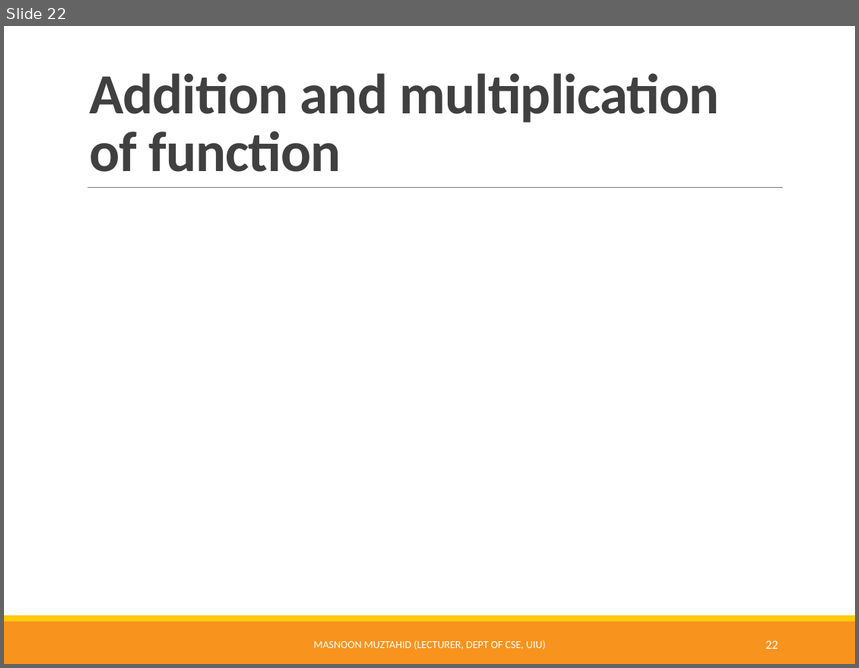
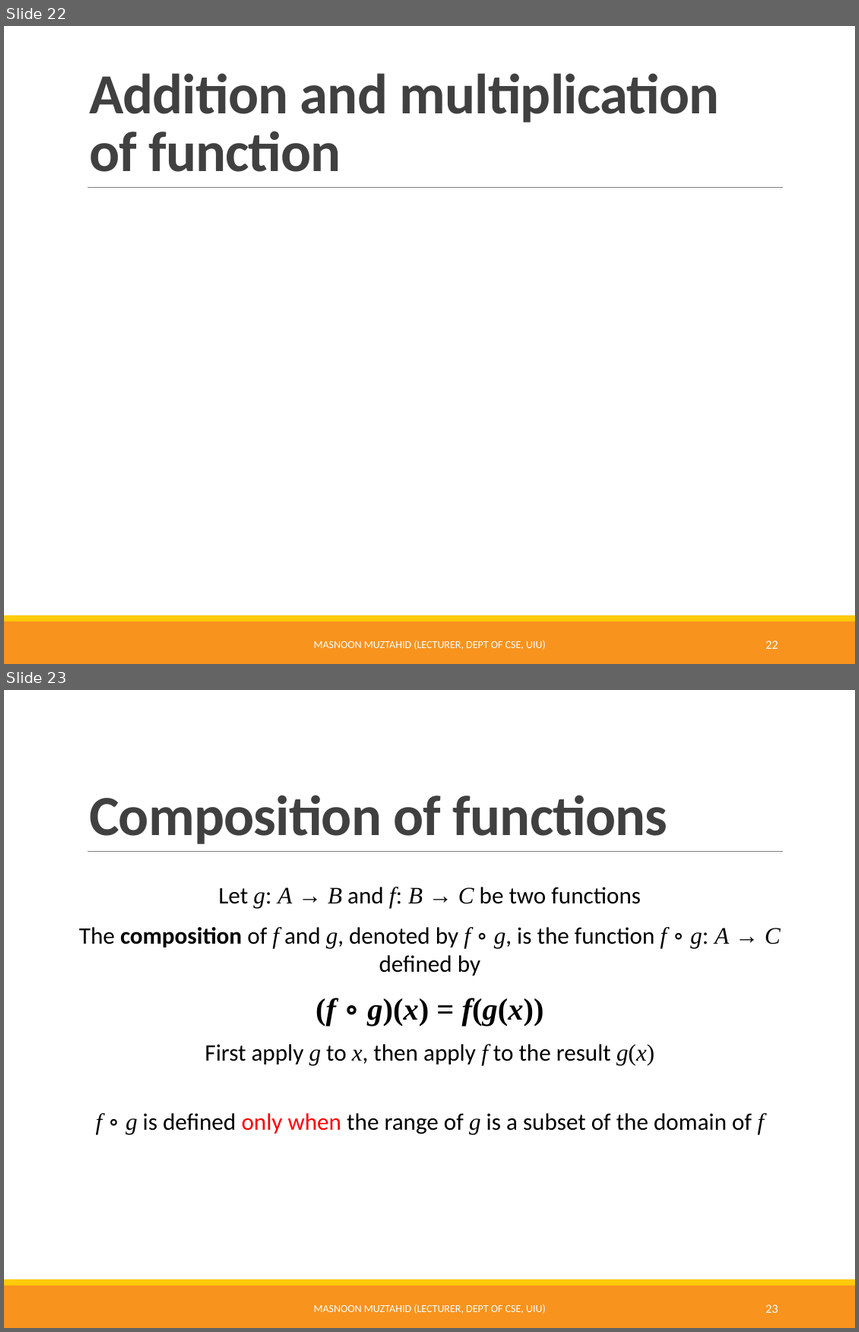
Before and after one commit to Muztahid202/UIU-Discrete_Math_Resources, a slide deck: Functions.pptx. Shown one above the other, each under a label of ours: slide 22 before the commit, slides 22 and 23 after it. The pictures are 859x668 and 859x1332 pixels, drawn with LibreOffice and Linux fonts; fonts in the diff are those of the drawing; grey boxes stand for pictures. Boxes give left, top, right and bottom in pixels: in the first picture for what was removed or moved away, otherwise in the second. Text is boxed around its words. In the diff, an @@ line names an element or a change of style, - is before the commit and + after.

Commit message:
functions modified-2

```diff
--- a/Functions.pptx
+++ b/Functions.pptx
@@ slide 23 added at (4, 690, 855, 1328), background #FFFFFF; not listed: 3 template elements that a slide beside it also shows @@
@@ title added at (89, 795, 668, 844), 48 pt, text #404040, bold @@
+Composition of functions
@@ text added at (79, 887, 781, 1135), 20 pt, text #000000 @@
+Let g: A → B and f: B → C be two functions
+The composition of f and g, denoted by f ∘ g, is the function f ∘ g: A → C defined by
+(f ∘ g)(x) = f(g(x))
+First apply g to x, then apply f to the result g(x)
+f ∘ g is defined only when the range of g is a subset of the domain of f
@@ text added at (314, 1305, 546, 1314), 9 pt, text #FFFFFF @@
+MASNOON MUZTAHID (LECTURER, DEPT OF CSE, UIU)
@@ page number added at (766, 1305, 778, 1313), 10.5 pt, text #FFFFFF @@
+23
```
Also in this commit, not shown: 3 other slides added.
